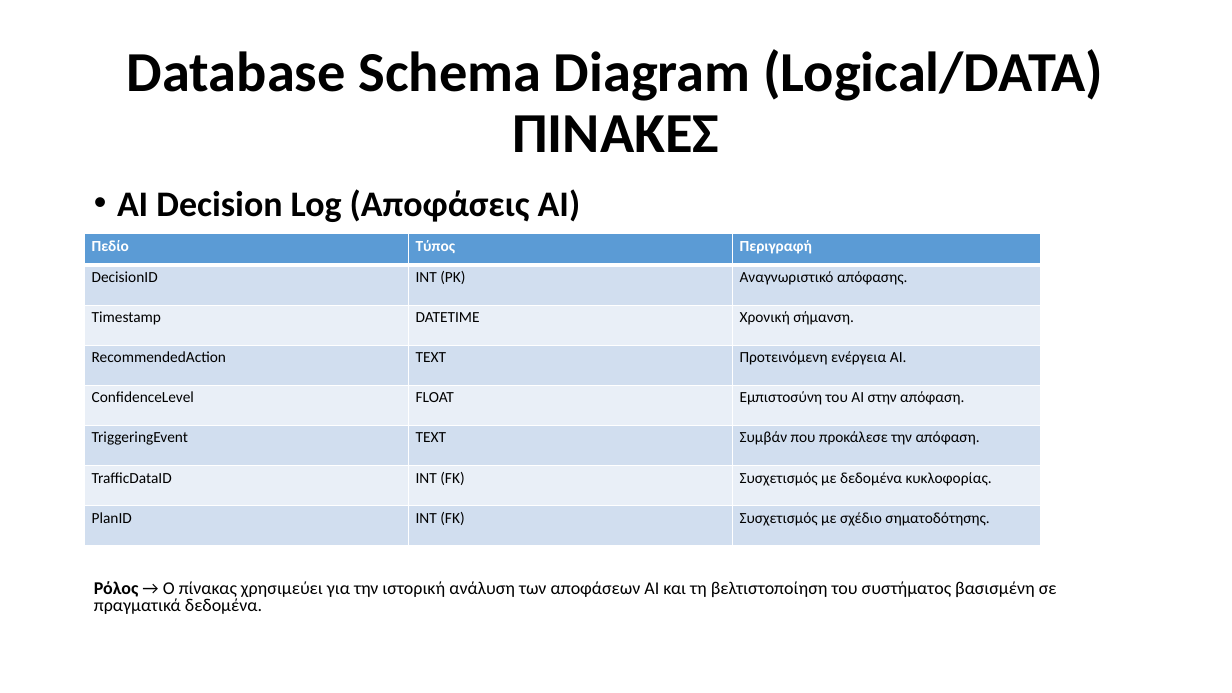
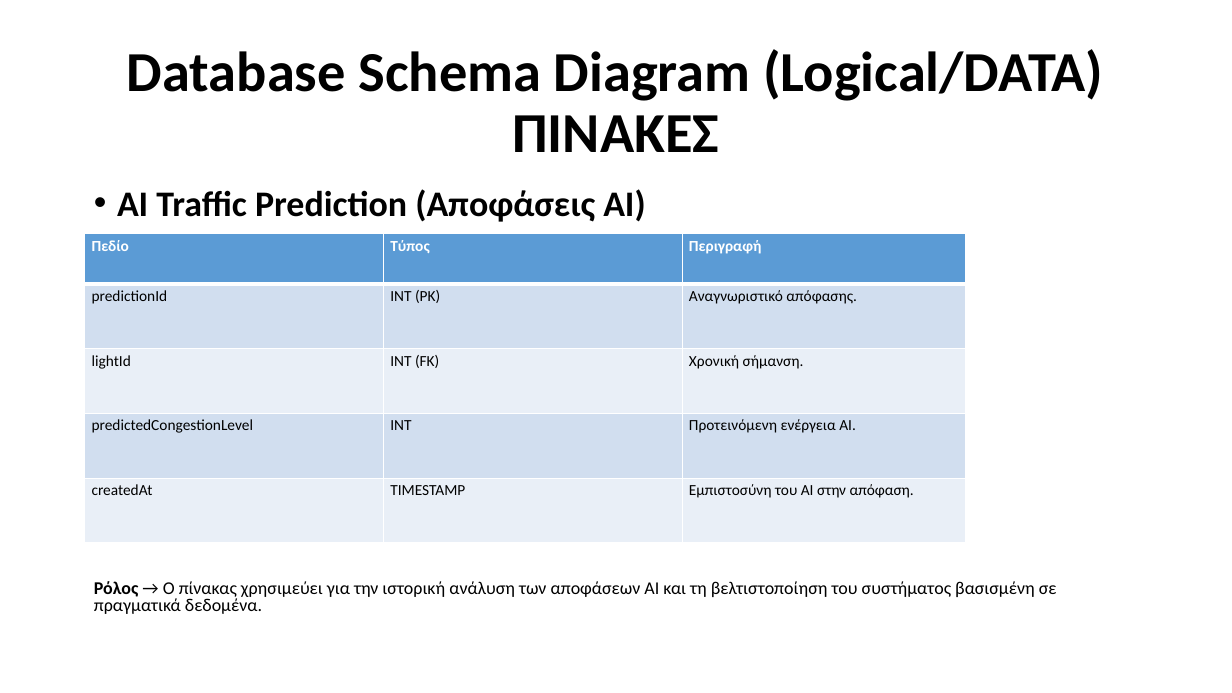
Before and after one commit to Ath21/STL_Drive, a slide deck: slide 15 of Presentation.pptx (slide 17 before the commit). Drawn at 1232x693 pixels with LibreOffice and Linux fonts; fonts in the diff are those of the drawing. Boxes give left, top, right and bottom in pixels: in the first picture for what was removed or moved away, otherwise in the second. Text is boxed around its words. In the diff, an @@ line names an element or a change of style, - is before the commit and + after.

```diff
--- a/Presentation.pptx
+++ b/Presentation.pptx
@@ text at (117,189,645,222): text changed @@
-• AI Decision Log (Αποφάσεις AI)
+• AI Traffic Prediction (Αποφάσεις AI)
@@ table at (85,234,966,543) @@
-row 2: DecisionID | INT (PK) | Αναγνωριστικό απόφασης.
-row 3: Timestamp | DATETIME | Χρονική σήμανση.
-row 4: RecommendedAction | TEXT | Προτεινόμενη ενέργεια AI.
-row 5: ConfidenceLevel | FLOAT | Εμπιστοσύνη του AI στην απόφαση.
-row 6: TriggeringEvent | TEXT | Συμβάν που προκάλεσε την απόφαση.
-row 7: TrafficDataID | INT (FK) | Συσχετισμός με δεδομένα κυκλοφορίας.
-row 8: PlanID | INT (FK) | Συσχετισμός με σχέδιο σηματοδότησης.
+row 2: predictionId | INT (PK) | Αναγνωριστικό απόφασης.
+row 3: lightId | INT (FK) | Χρονική σήμανση.
+row 4: predictedCongestionLevel | INT | Προτεινόμενη ενέργεια AI.
+row 5: createdAt | TIMESTAMP | Εμπιστοσύνη του AI στην απόφαση.
@@ table: place and size @@
-table at (85,234,1042,546)
+table at (85,234,966,543)
```
Also in this commit, not shown: 8 other slides changed, 8 slides added, 6 slides removed, 19 other files.
